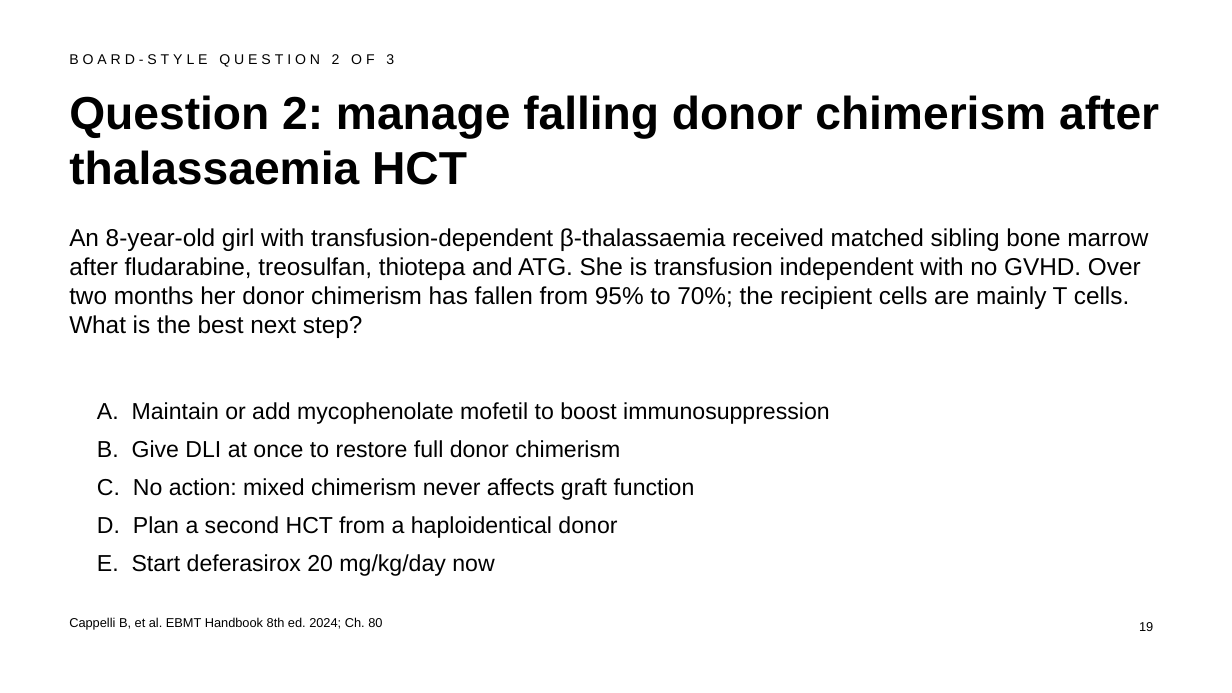
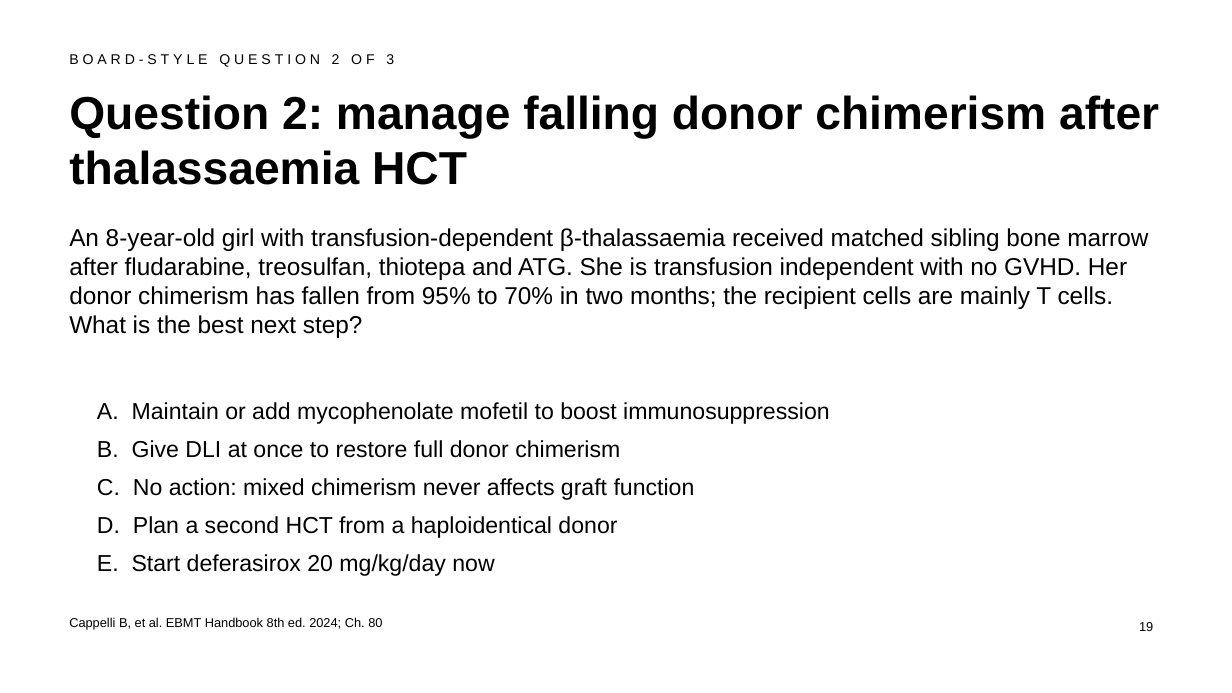
Before and after one commit to htlin222/ebmt-handbook-skill, a slide deck: slide 19 of slides/decks/s26-hemoglobinopathies.pptx. Drawn at 1232x693 pixels with LibreOffice and Linux fonts; fonts in the diff are those of the drawing. Boxes give left, top, right and bottom in pixels: in the first picture for what was removed or moved away, otherwise in the second. Text is boxed around its words. In the diff, an @@ line names an element or a change of style, - is before the commit and + after.

```diff
--- a/slides/decks/s26-hemoglobinopathies.pptx
+++ b/slides/decks/s26-hemoglobinopathies.pptx
@@ text at [69, 228, 1148, 338]: text changed @@
-An 8-year-old girl with transfusion-dependent β-thalassaemia received matched sibling bone marrow after fludarabine, treosulfan, thiotepa and ATG. She is transfusion independent with no GVHD. Over two months her donor chimerism has fallen from 95% to 70%; the recipient cells are mainly T cells. What is the best next step?
+An 8-year-old girl with transfusion-dependent β-thalassaemia received matched sibling bone marrow after fludarabine, treosulfan, thiotepa and ATG. She is transfusion independent with no GVHD. Her donor chimerism has fallen from 95% to 70% in two months; the recipient cells are mainly T cells. What is the best next step?
```
Also in this commit, not shown: 1 other file.
